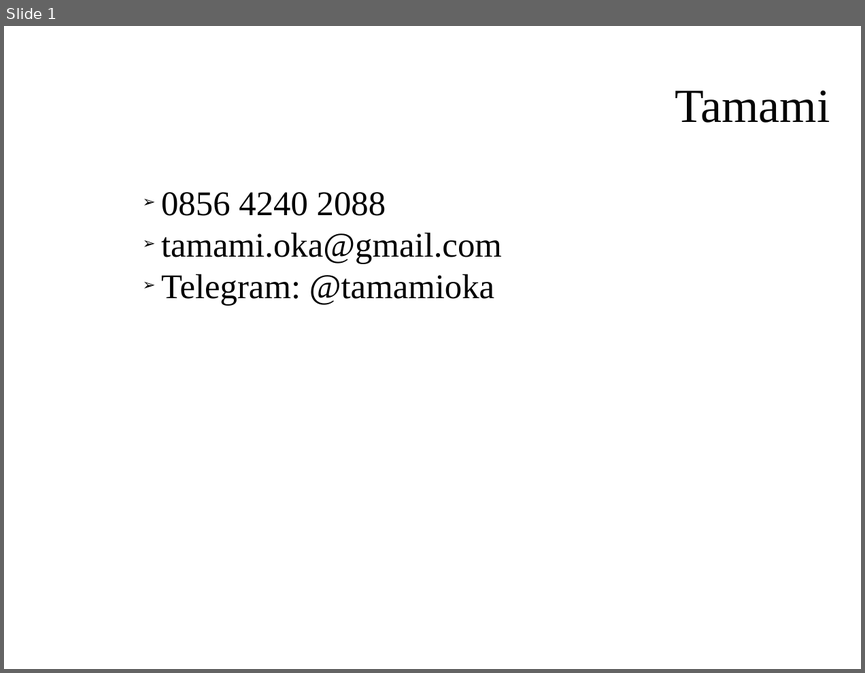
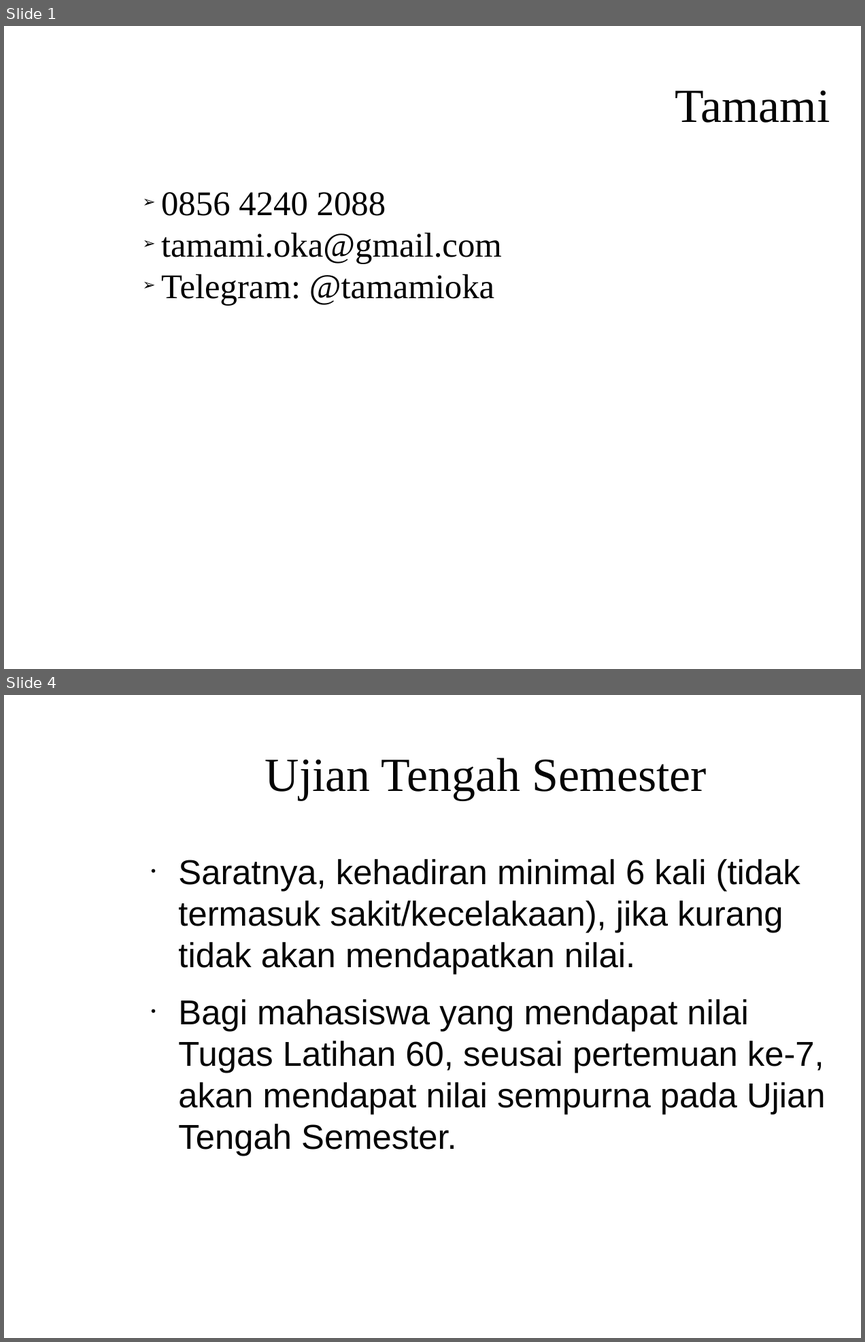
Before and after one commit to Dickyfathur7/pemrograman-komputer-2, a slide deck: PENGANTAR.odp. Shown one above the other, each under a label of ours: slide 1 before the commit, slides 1 and 4 after it; the slides between them are not shown. The pictures are 865x673 and 865x1342 pixels, drawn with LibreOffice and Linux fonts; fonts in the diff are those of the drawing; background and template pictures are left out. Boxes give left, top, right and bottom in pixels: in the first picture for what was removed or moved away, otherwise in the second. Text is boxed around its words. In the diff, an @@ line names an element or a change of style, - is before the commit and + after.

```diff
--- a/PENGANTAR.odp
+++ b/PENGANTAR.odp
@@ slide 4 added at (4, 695, 861, 1338), background picture (left out) @@
@@ title added at (265, 758, 706, 800), 44 pt, text #050505 @@
+Ujian Tengah Semester
@@ text added at (178, 859, 825, 1155), 32 pt, text #050505 @@
+● Saratnya, kehadiran minimal 6 kali (tidak termasuk sakit/kecelakaan), jika kurang tidak akan mendapatkan nilai.
+● Bagi mahasiswa yang mendapat nilai Tugas Latihan 60, seusai pertemuan ke-7, akan mendapat nilai sempurna pada Ujian Tengah Semester.
```
Also in this commit, not shown: 1 slide changed, 3 other slides added, 1 slide removed, 3 other files.
